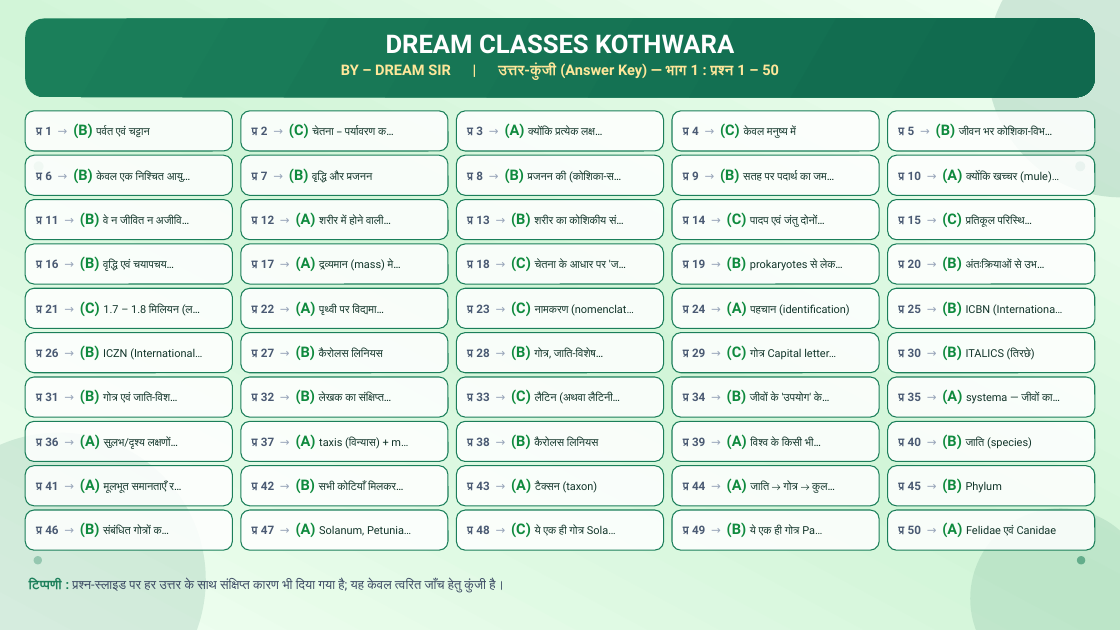
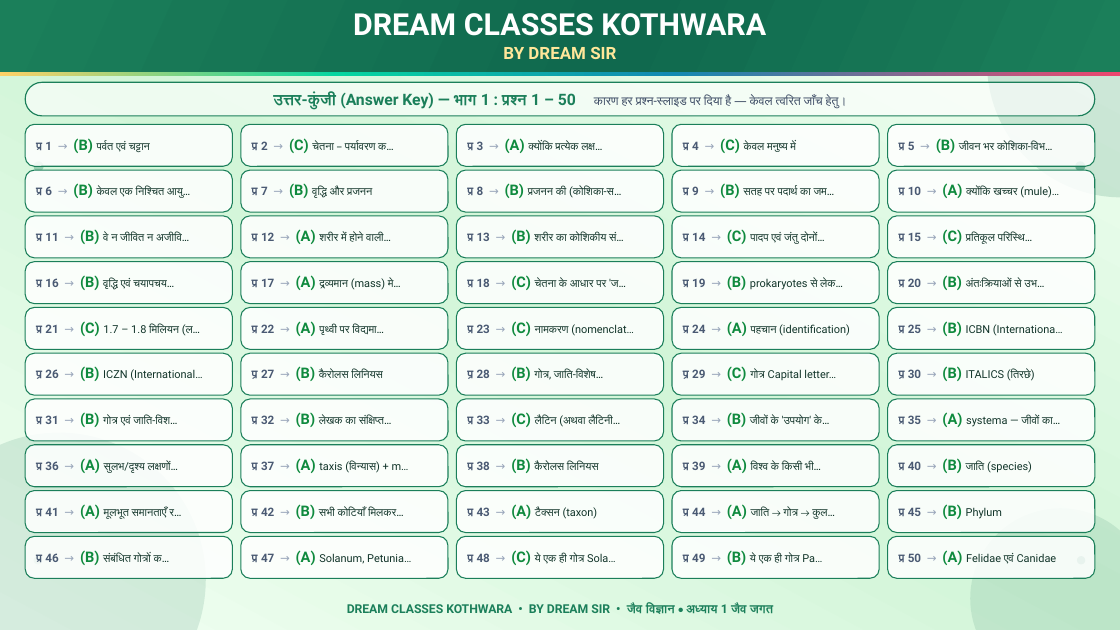
Before and after one commit to funnypawan/ppp, a slide deck: slide 102 of Biology_Ch1_Jaiv_Jagat_100_MCQ_Dream_Classes.pptx. Drawn at 1120x630 pixels with LibreOffice and Linux fonts; fonts in the diff are those of the drawing. Boxes give left, top, right and bottom in pixels: in the first picture for what was removed or moved away, otherwise in the second. Text is boxed around its words. In the diff, an @@ line names an element or a change of style, - is before the commit and + after.

Commit message:
Header: put DREAM CLASSES KOTHWARA + BY DREAM SIR at the very top of every slide
- header() ab full-bleed top banner banata hai (0 → 0.94in), white 30pt bold
  "DREAM CLASSES KOTHWARA" (line 1) aur theek neeche 16.5pt "BY DREAM SIR" (line 2),
  rainbow divider ke saath — sabhi 104 slides par (100 question slides including).
- Title slide banner 0→1.12in (34/18pt) with 2-line block, naya chapter-theme band,
  "100 स्लाइड" chip, topic-wise प्रश्न-रेंज strip; closing slide bhi header() use karta hai.
- Answer-key slides: banner 0→0.86in + alag white title bar, grid ko footer se bachane
  ke liye pitch tighten (chh 0.500 / gap 0.045, footer y=7.08).
- Question slides ko thoda upar shift karke fonts bade: question 23→16pt ladder,
  options 19→14pt ladder, obot 6.40.
- qa.py me naya check: NO-TOP-BANNER / BANNER-LINE1 / BANNER-LINE2 — 104/104 pass.

```diff
--- a/Biology_Ch1_Jaiv_Jagat_100_MCQ_Dream_Classes.pptx
+++ b/Biology_Ch1_Jaiv_Jagat_100_MCQ_Dream_Classes.pptx
@@ rectangle "DREAM CLASSES KOTHWARA": place and size @@
-rectangle "DREAM CLASSES KOTHWARA" at (25, 18, 1095, 97)
+rectangle "DREAM CLASSES KOTHWARA" at (0, 0, 1120, 72)
@@ rectangle "DREAM CLASSES KOTHWARA" at (0, 0, 1120, 72): rounded rectangle to rectangle @@
@@ text in rectangle at (353, 13, 766, 36): size 22 to 26 pt in "DREAM CLASSES KOTHWARA" @@
@@ text in rectangle at (503, 47, 616, 59): text changed; size 12.5 to 14.5 pt @@
-BY – DREAM SIR | उत्तर-कुंजी (Answer Key) — भाग 1 : प्रश्न 1 – 50
+BY DREAM SIR
@@ rectangle added at (0, 72, 1120, 76), fill gradient #FFD166 to #06D6A0 to #118AB2 to #EF476F @@
@@ rounded rectangle added at (25, 82, 1095, 116), fill #FFFFFF at 64% opacity, outline #1B7F5A 1 pt, 10.5 pt, text #3B4A63 @@
+उत्तर-कुंजी (Answer Key) — भाग 1 : प्रश्न 1 – 50 कारण हर प्रश्न-स्लाइड पर दिया है — केवल त्वरित जाँच हेतु।
@@ 15 rounded rectangles: place and size @@
-15 rounded rectangles at (25, 111, 1096, 240)
+15 rounded rectangles at (25, 124, 1096, 258)
@@ 25 rounded rectangles: place and size @@
-25 rounded rectangles at (25, 244, 1096, 462)
+25 rounded rectangles at (25, 262, 1096, 486)
@@ 10 rounded rectangles: place and size @@
-10 rounded rectangles at (25, 465, 1096, 550)
+10 rounded rectangles at (25, 491, 1096, 578)
@@ text removed at (29, 579, 504, 593) @@
-टिप्पणी : प्रश्न-स्लाइड पर हर उत्तर के साथ संक्षिप्त कारण भी दिया गया है; यह केवल त्वरित जाँच हेतु कुंजी है।
@@ text added at (347, 604, 773, 614), 10.5 pt, text #1B7F5A, bold @@
+DREAM CLASSES KOTHWARA • BY DREAM SIR • जैव विज्ञान • अध्याय 1 जैव जगत
```
Also in this commit, not shown: 103 other slides changed, 3 other files.
